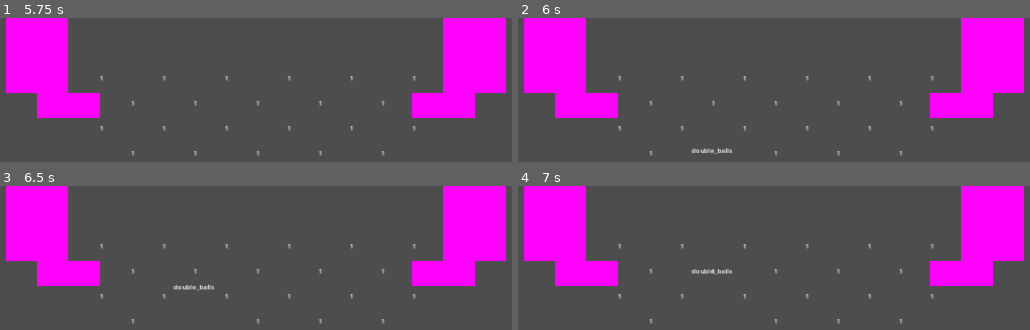
Above: before the commit, frames 1-4 (two rows, left to right).
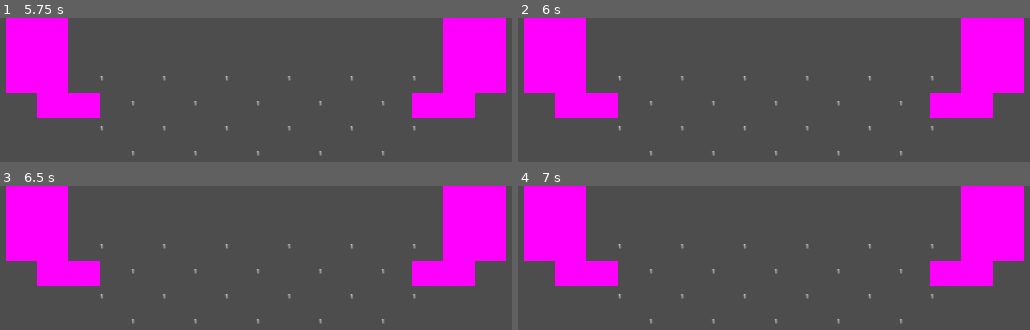
Above: after the commit, the same moments.

Repository: O-39889/brickout
Game: Godot game, scene res://scenes/level.tscn
The game is run twice, just before and just after one commit, with the same random seed, the same clock (stepped at 60 frames per second) and the same inputs.
Inputs (mouse positions are in pixels of both pictures, inside the frame that each line leads up to):
- Up to frame 1 (5.75 s): tap Enter at 0.5 s; move the mouse to (outside the picture) at 0.52 s; click (outside the picture) at 0.67 s; tap R (debug_restart) every 0.75 s from 1.25 to 4.25 s; move the mouse to (outside the picture) at 1.27 s; click (outside the picture) at 1.42 s; move the mouse to (outside the picture) at 2.02 s; click (outside the picture) at 2.17 s; move the mouse to (outside the picture) at 2.77 s; click (outside the picture) at 2.92 s; move the mouse to (outside the picture) at 3.52 s; click (outside the picture) at 3.67 s; move the mouse to (outside the picture) at 4.27 s; click (outside the picture) at 4.42 s; move the mouse to (outside the picture) at 5.02 s; click (outside the picture) at 5.17 s
- Up to frame 2 (6 s): move the mouse to (outside the picture) at 5.77 s; click (outside the picture) at 5.92 s
- Up to frame 3 (6.5 s): no input
- Up to frame 4 (7 s): move the mouse to (outside the picture) at 6.52 s; click (outside the picture) at 6.67 s

Frame 1 is identical in both runs. In frame 2, 0.2% of the frame differs, in the area x 33-42%, y 90-96%; in frame 3, 0.2%; in frame 4, 0.2%, in the area x 33-42%, y 57-96%.

Commit message:
Launch the ball upwards instead of at 45 degree angle

Diff:
--- a/scripts/Paddle.gd
+++ b/scripts/Paddle.gd
@@ -87,6 +87,7 @@
 			if event.button_index == MOUSE_BUTTON_LEFT and event.pressed:
 				# release the bawl
 				var first_bawl : Ball = balls.pop_front();
+				first_bawl.direction = Vector2.UP;
 				first_bawl.reparent(get_parent());
 				first_bawl.launch();
 				pass
